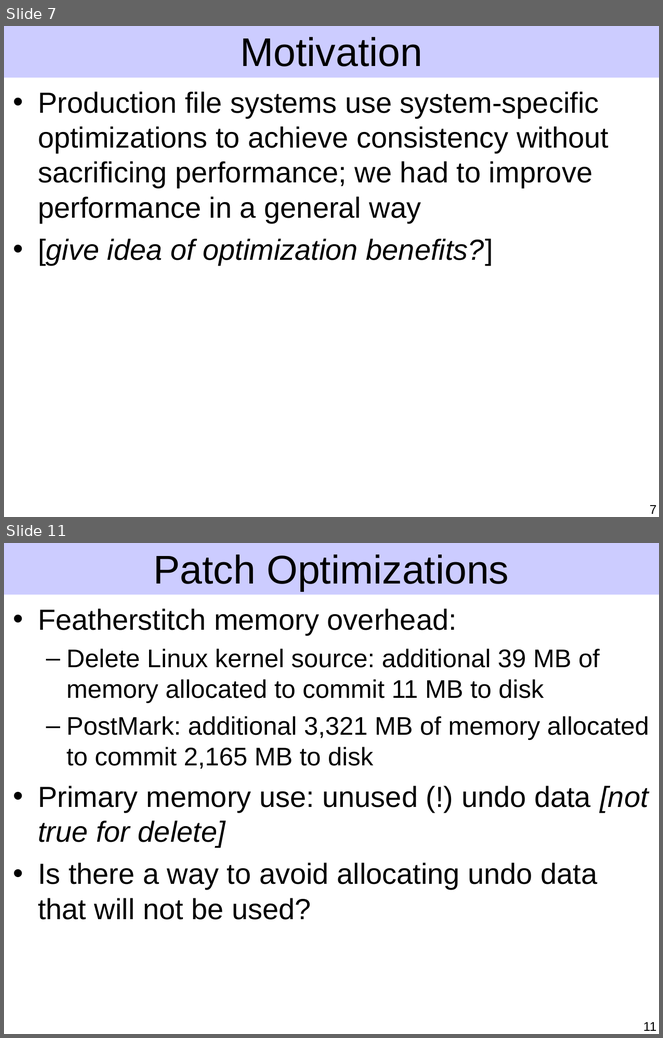
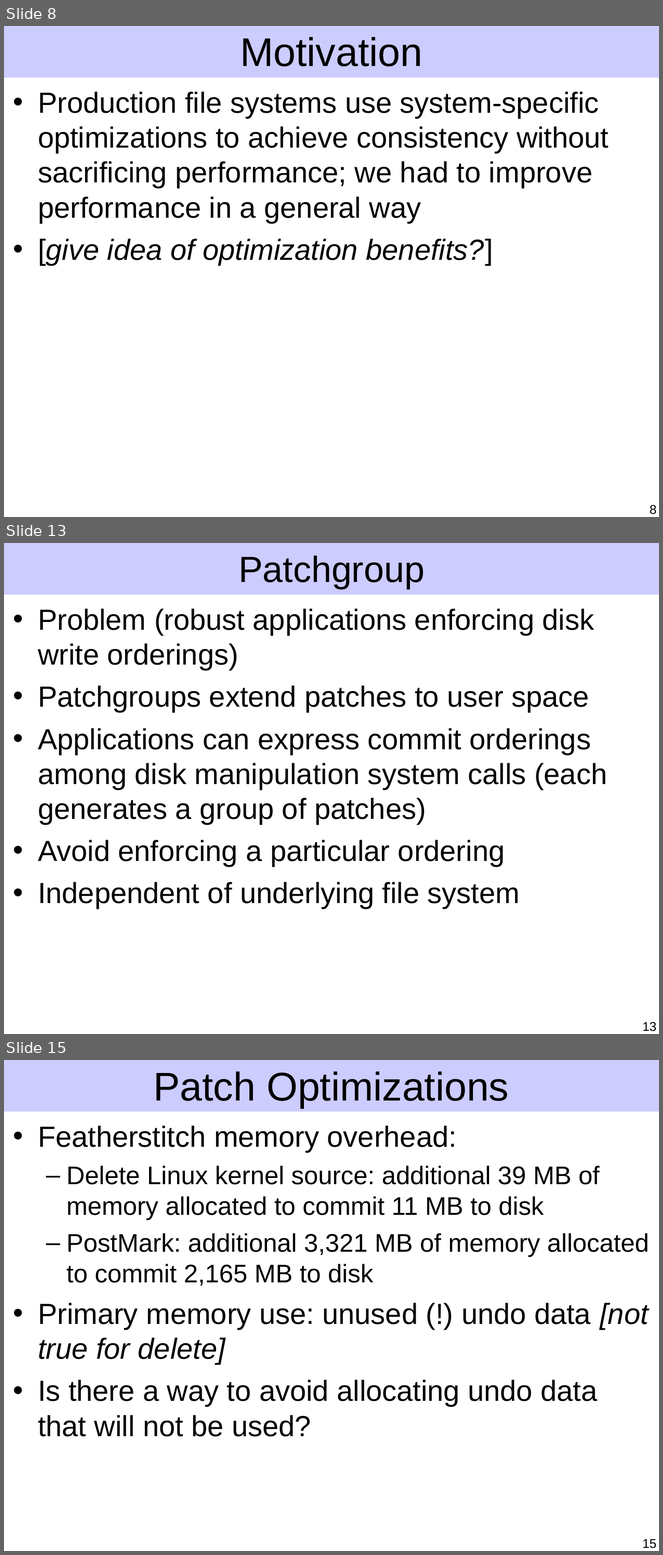
Before and after one commit to ucla-readable/fstitch-doc, a slide deck: sosp/pres.ppt. Shown one above the other, each under a label of ours: slides 7 and 11 before the commit, slides 8, 13 and 15 after it; the slides between them are not shown. The pictures are 663x1038 and 663x1555 pixels, drawn with LibreOffice and Linux fonts; fonts in the diff are those of the drawing. Boxes give left, top, right and bottom in pixels: in the first picture for what was removed or moved away, otherwise in the second. Text is boxed around its words. In the diff, an @@ line names an element or a change of style, - is before the commit and + after.

Commit message:
Checkpoint motivation and patches.

```diff
--- a/sosp/pres.ppt
+++ b/sosp/pres.ppt
@@ slide 13 added at box(4, 543, 659, 1034), background #FFFFFF; not listed: 1 template element that a slide beside it also shows @@
@@ title added at box(239, 555, 425, 589), 40 pt, text #000000 @@
+Patchgroup
@@ text added at box(38, 609, 607, 909), 32 pt, text #000000 @@
+• Problem (robust applications enforcing disk write orderings)
+• Patchgroups extend patches to user space
+• Applications can express commit orderings among disk manipulation system calls (each generates a group of patches)
+• Avoid enforcing a particular ordering
+• Independent of underlying file system
@@ page number added at box(643, 1022, 657, 1032), 14 pt, text #000000 @@
+13
@@ what was slide 7 is now slide 8 @@
@@ page number at box(650, 505, 657, 515): text changed @@
-7
+8
@@ what was slide 11 is now slide 15 @@
@@ page number at box(643, 1539, 657, 1549): text changed @@
-11
+15
```
Also in this commit, not shown: 6 slides changed, 4 other slides added, 1 slide removed.
